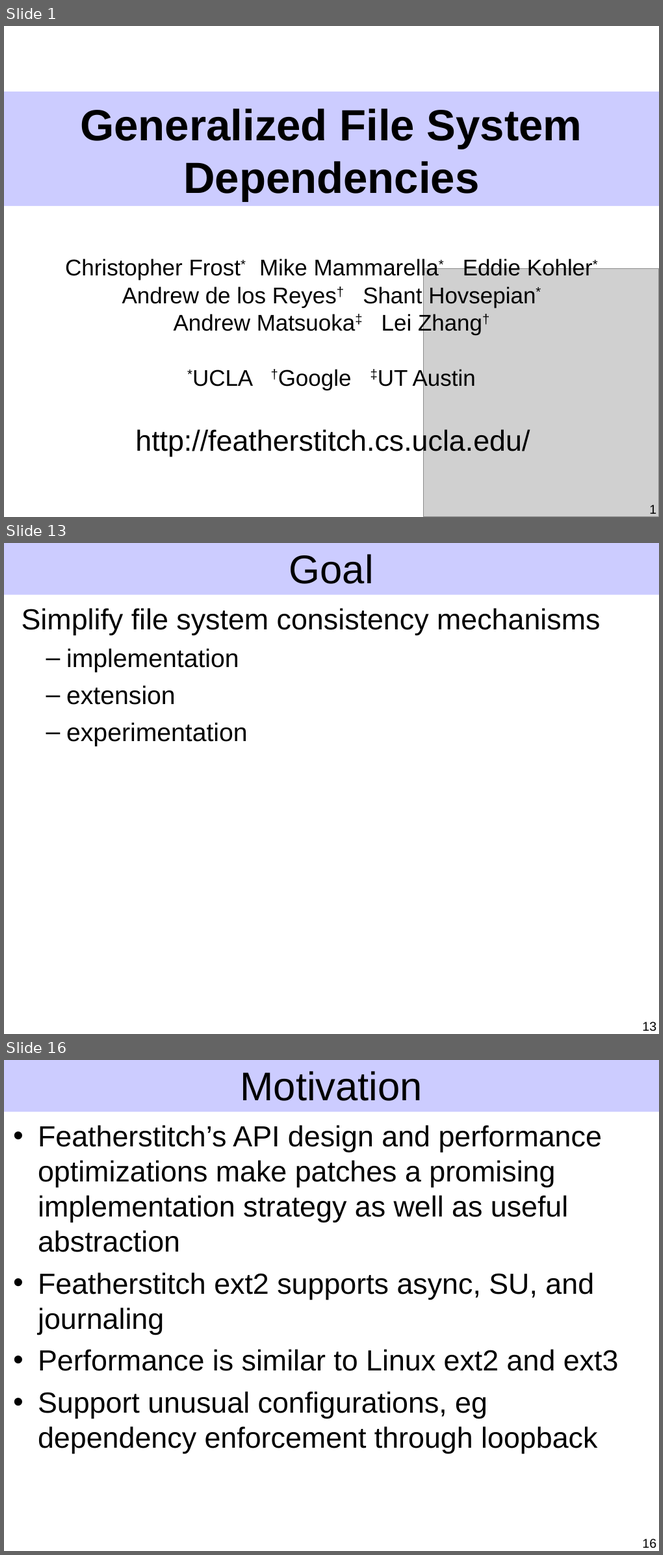
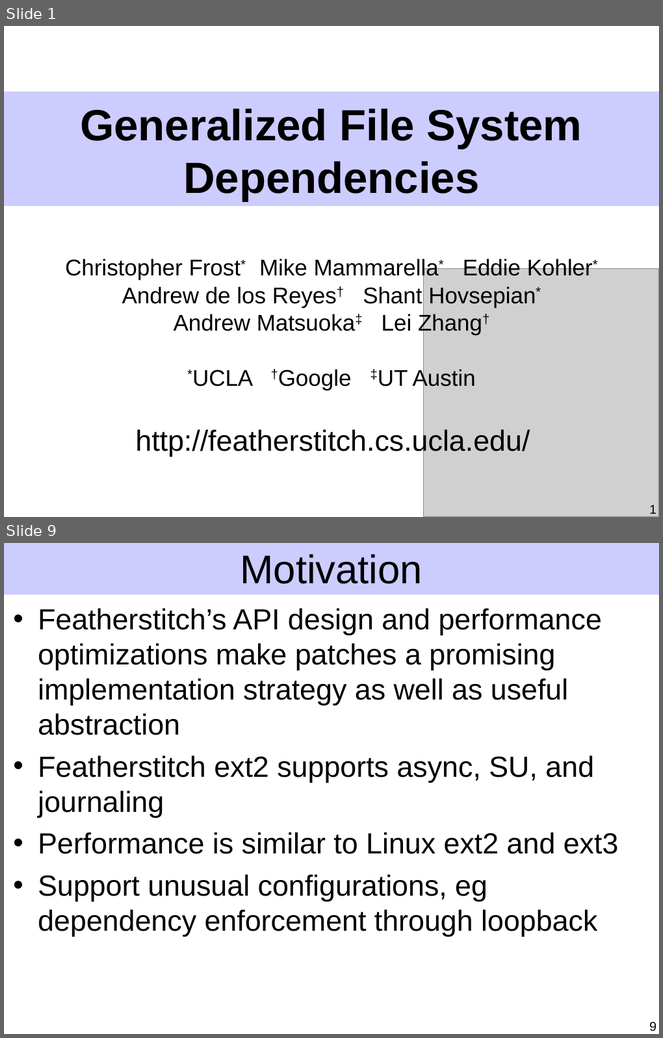
Before and after one commit to ucla-readable/fstitch-doc, a slide deck: sosp/pres.ppt. Shown one above the other, each under a label of ours: slides 1, 13 and 16 before the commit, slides 1 and 9 after it; the slides between them are not shown. The pictures are 663x1555 and 663x1038 pixels, drawn with LibreOffice and Linux fonts; fonts in the diff are those of the drawing; grey boxes stand for pictures. Boxes give left, top, right and bottom in pixels: in the first picture for what was removed or moved away, otherwise in the second. Text is boxed around its words. In the diff, an @@ line names an element or a change of style, - is before the commit and + after.

```diff
--- a/sosp/pres.ppt
+++ b/sosp/pres.ppt
@@ slide 13 removed at (4,543,659,1034), background #FFFFFF; not listed: 1 template element that a slide beside it also shows @@
@@ title removed at (289,554,374,584) @@
-Goal
@@ text removed at (22,608,600,746) @@
-Simplify file system consistency mechanisms
-  – implementation
-  – extension
-  – experimentation
@@ page number removed at (642,1022,657,1032) @@
-13
@@ what was slide 16 is now slide 9 @@
@@ page number at (649,1022,657,1032): text changed @@
-16
+9
```
Also in this commit, not shown: 5 slides changed, 5 slides added, 11 other slides removed.
